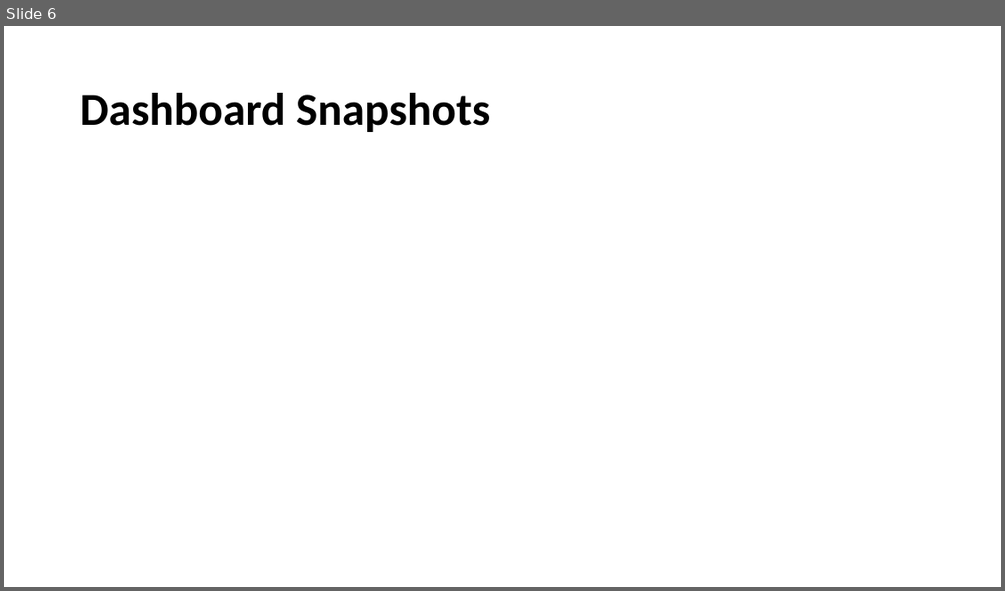
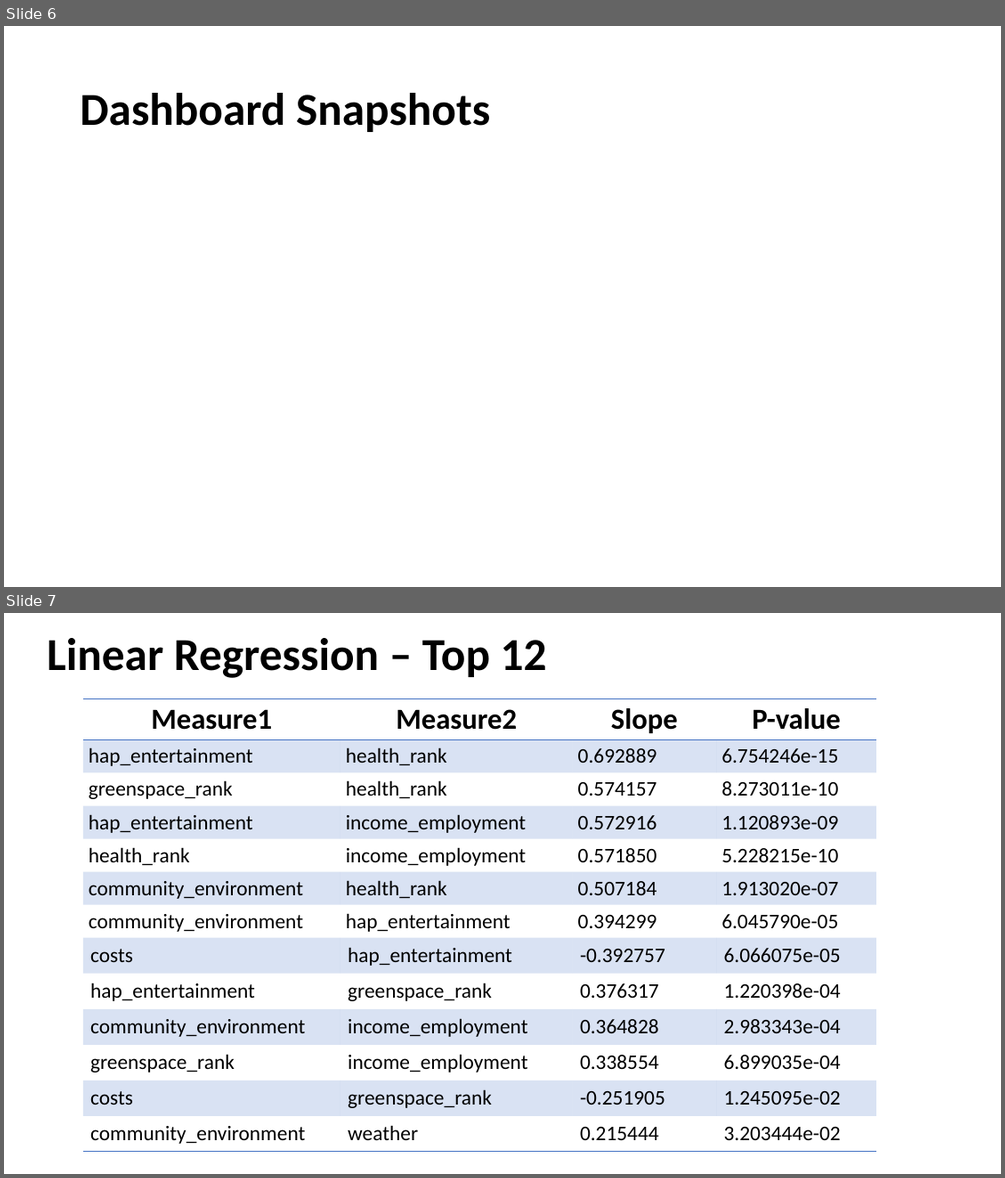
Before and after one commit to jamiedeguz/weatherornot, a slide deck: Presentation.pptx. Shown one above the other, each under a label of ours: slide 6 before the commit, slides 6 and 7 after it. The pictures are 1005x591 and 1005x1178 pixels, drawn with LibreOffice and Linux fonts; fonts in the diff are those of the drawing. Boxes give left, top, right and bottom in pixels: in the first picture for what was removed or moved away, otherwise in the second. Text is boxed around its words. In the diff, an @@ line names an element or a change of style, - is before the commit and + after.

Commit message:
Linear Regression v3

```diff
--- a/Presentation.pptx
+++ b/Presentation.pptx
@@ slide 7 added at [4, 613, 1001, 1174], background #FFFFFF @@
@@ text added at [47, 638, 547, 678], 44 pt, text #000000, bold @@
+Linear Regression – Top 12
@@ table added at [83, 699, 877, 1152], 13 rows, 4 columns @@
+Measure1 | Measure2 | Slope | P-value
+hap_entertainment | health_rank | 0.692889 | 6.754246e-15
+greenspace_rank | health_rank | 0.574157 | 8.273011e-10
+hap_entertainment | income_employment | 0.572916 | 1.120893e-09
+health_rank | income_employment | 0.571850 | 5.228215e-10
+community_environment | health_rank | 0.507184 | 1.913020e-07
+community_environment | hap_entertainment | 0.394299 | 6.045790e-05
+costs | hap_entertainment | -0.392757 | 6.066075e-05
+hap_entertainment | greenspace_rank | 0.376317 | 1.220398e-04
+community_environment | income_employment | 0.364828 | 2.983343e-04
+greenspace_rank | income_employment | 0.338554 | 6.899035e-04
+costs | greenspace_rank | -0.251905 | 1.245095e-02
+community_environment | weather | 0.215444 | 3.203444e-02
```
Also in this commit, not shown: 2 slides changed, 24 other files.
